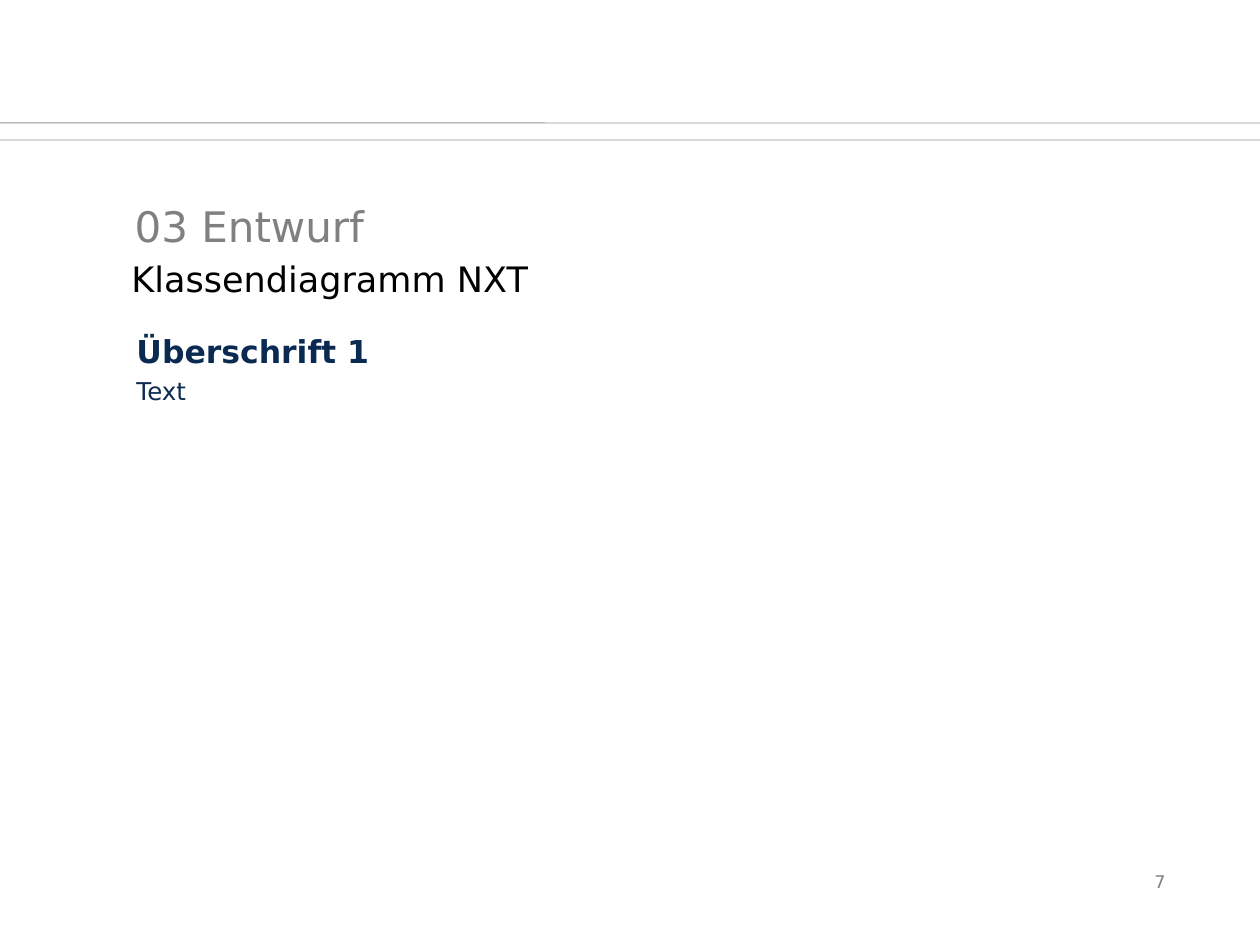
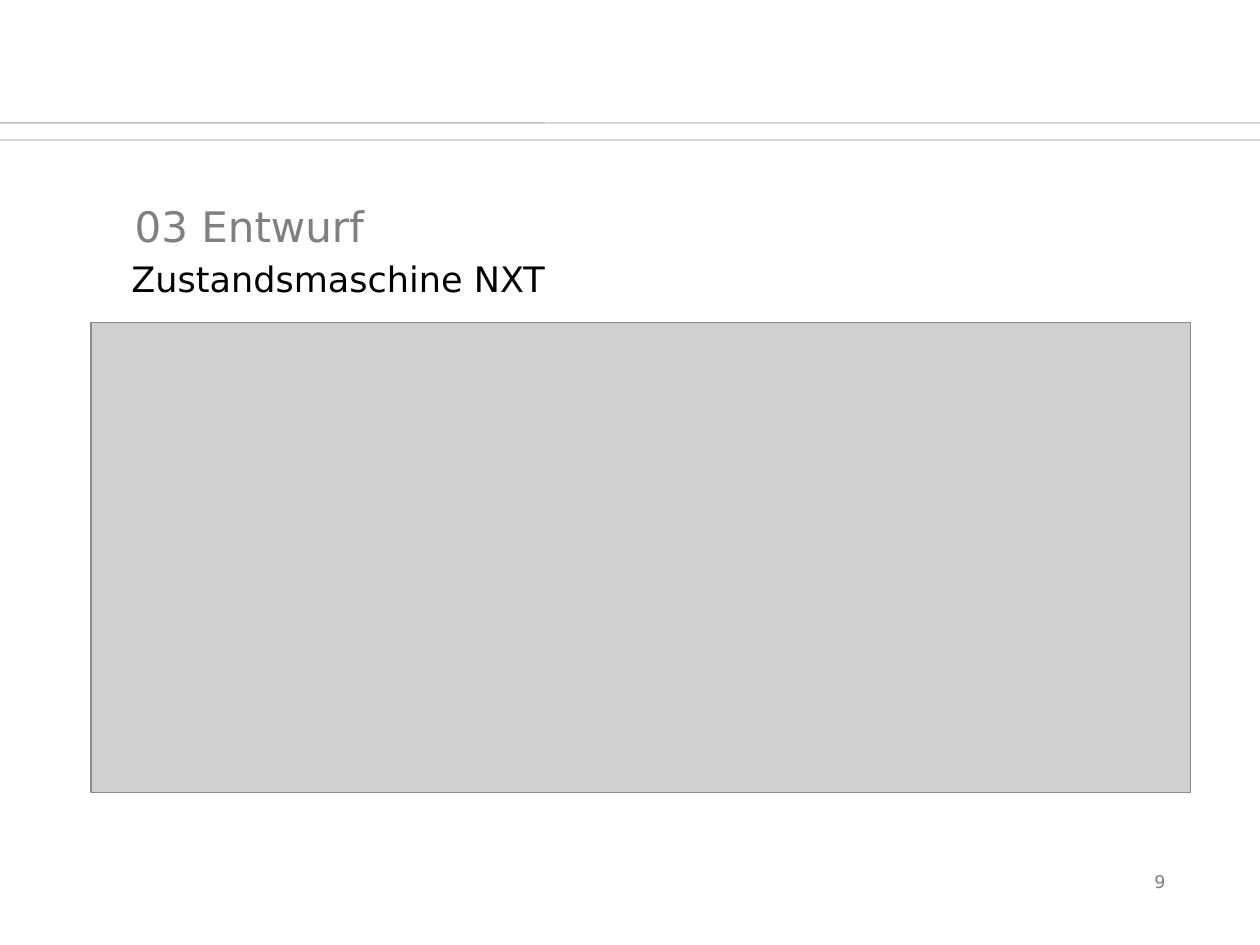
Before and after one commit to SaSteDD/ees_StegStef, a slide deck: slide 9 of präsi/btwf.odp (slide 7 before the commit). Drawn at 1260x945 pixels with LibreOffice and Linux fonts; fonts in the diff are those of the drawing; grey boxes stand for pictures; background and template pictures are left out. Boxes give left, top, right and bottom in pixels: in the first picture for what was removed or moved away, otherwise in the second. Text is boxed around its words. In the diff, an @@ line names an element or a change of style, - is before the commit and + after.

```diff
--- a/präsi/btwf.odp
+++ b/präsi/btwf.odp
@@ text at (131,265,545,293): text changed @@
-Klassendiagramm NXT
+Zustandsmaschine NXT
@@ picture added at (91,323,1191,793) @@
@@ page number at (1154,875,1165,888): text changed @@
-7
+9
```
Also in this commit, not shown: 1 other slide changed, 4 slides added, 1 slide removed, 8 other files.
